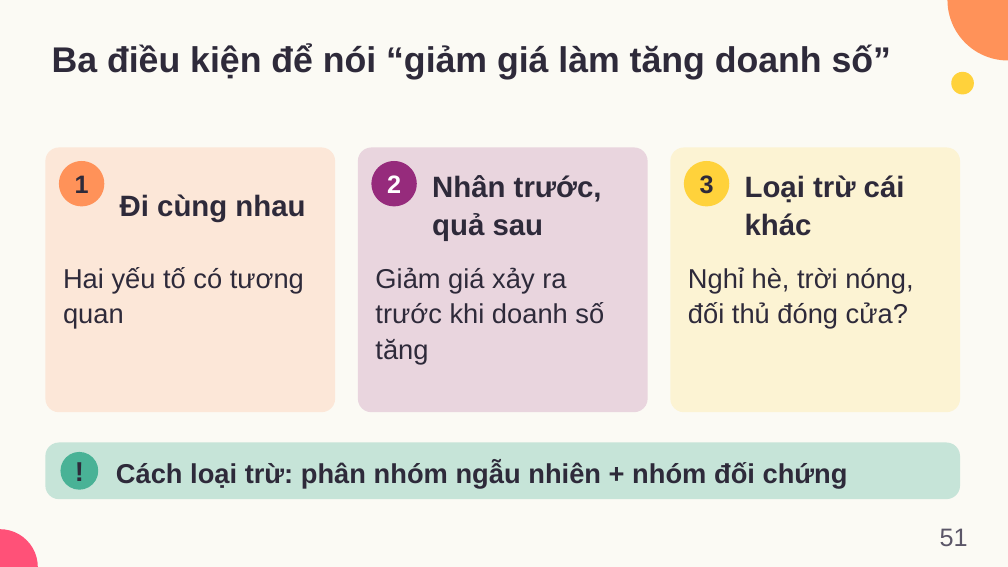
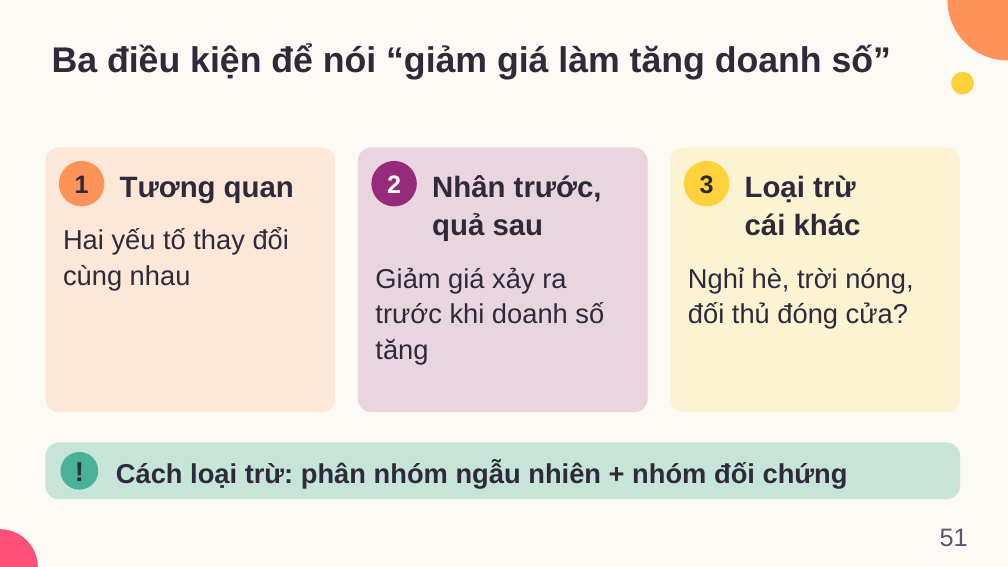
Before and after one commit to dnbaoquyen/academic-pptx-skill, a slide deck: slide 51 of mkt1107/output/MKT1107_W07_slides.pptx. Drawn at 1008x567 pixels with LibreOffice and Linux fonts; fonts in the diff are those of the drawing. Boxes give left, top, right and bottom in pixels: in the first picture for what was removed or moved away, otherwise in the second. Text is boxed around its words. In the diff, an @@ line names an element or a change of style, - is before the commit and + after.

```diff
--- a/mkt1107/output/MKT1107_W07_slides.pptx
+++ b/mkt1107/output/MKT1107_W07_slides.pptx
@@ text at [120,176,294,203]: text changed @@
-Đi cùng nhau
+Tương quan
@@ text "Loại trừ cái khác" rewrapped from [745,175,905,236] to [745,175,861,236] @@
@@ text at [63,228,289,290]: text changed @@
-Hai yếu tố có tương quan
+Hai yếu tố thay đổi cùng nhau
```
Also in this commit, not shown: 1 other slide changed, 6 other files.
